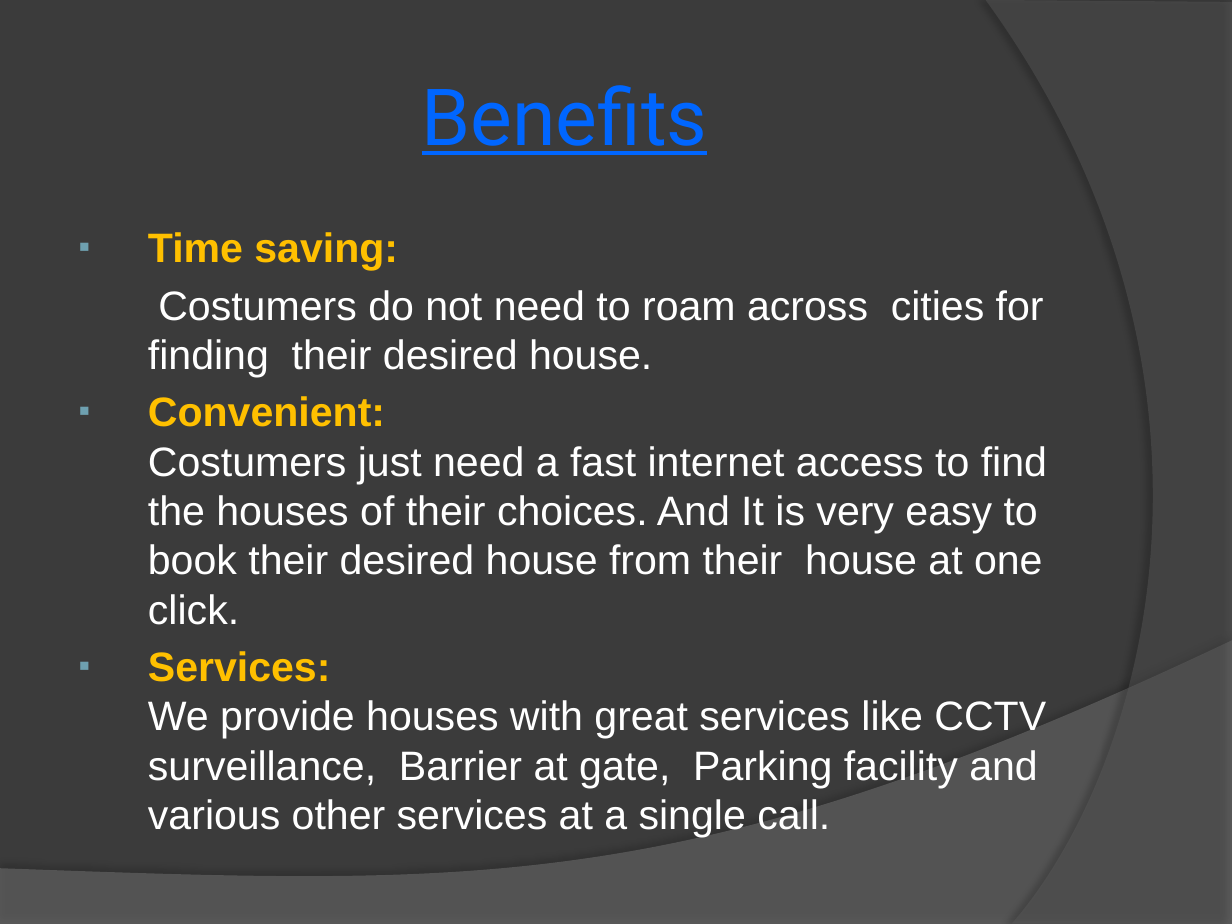
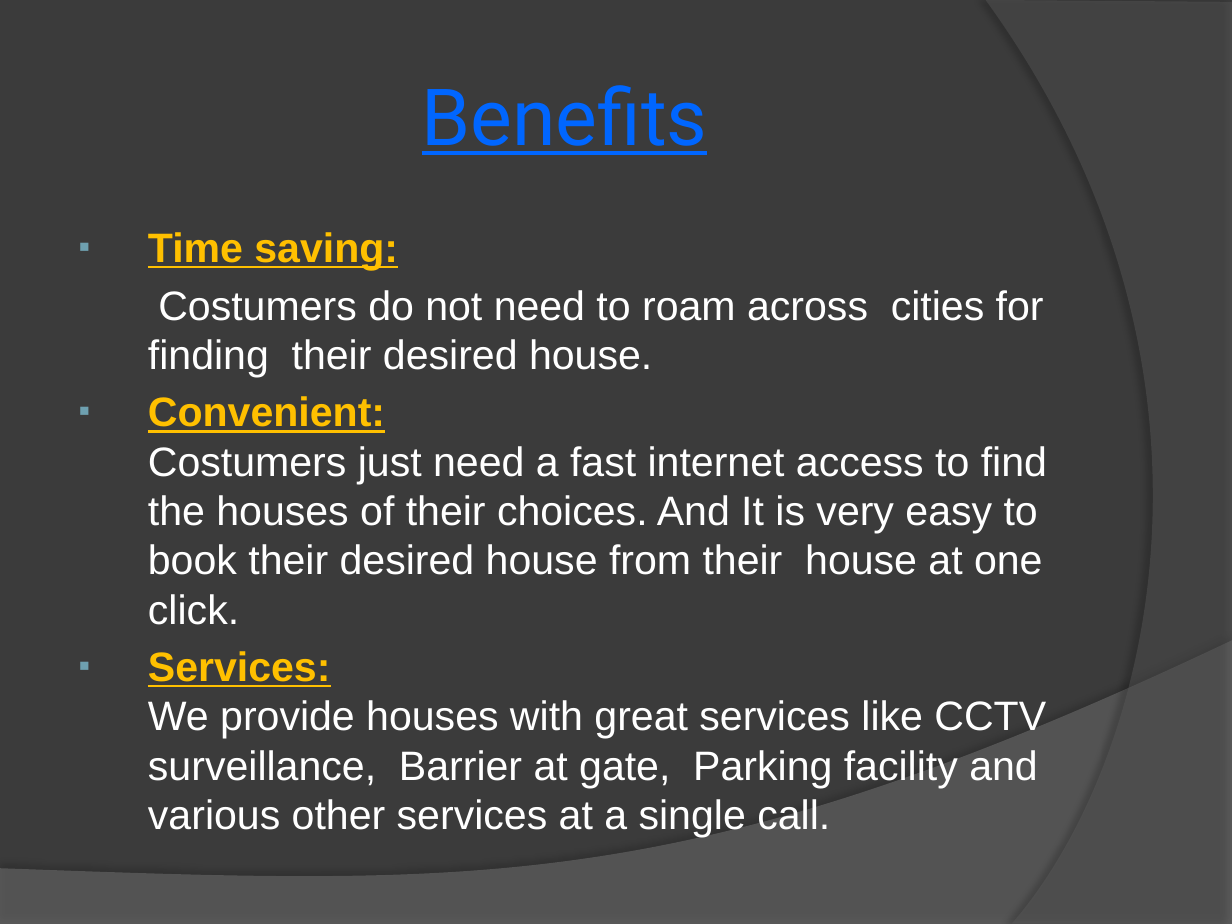
Before and after one commit to madan-mohan123/MiniProject-sem05, a slide deck: slide 5 of presentation/mini-project-presentation.pptx. Drawn at 1232x924 pixels with LibreOffice and Linux fonts; fonts in the diff are those of the drawing. Boxes give left, top, right and bottom in pixels: in the first picture for what was removed or moved away, otherwise in the second. Text is boxed around its words. In the diff, an @@ line names an element or a change of style, - is before the commit and + after.

Commit message:
All Done

```diff
--- a/presentation/mini-project-presentation.pptx
+++ b/presentation/mini-project-presentation.pptx
@@ text at (148, 232, 1047, 837): underline on in "Time saving:", "Convenient:", "Services:" @@
```
